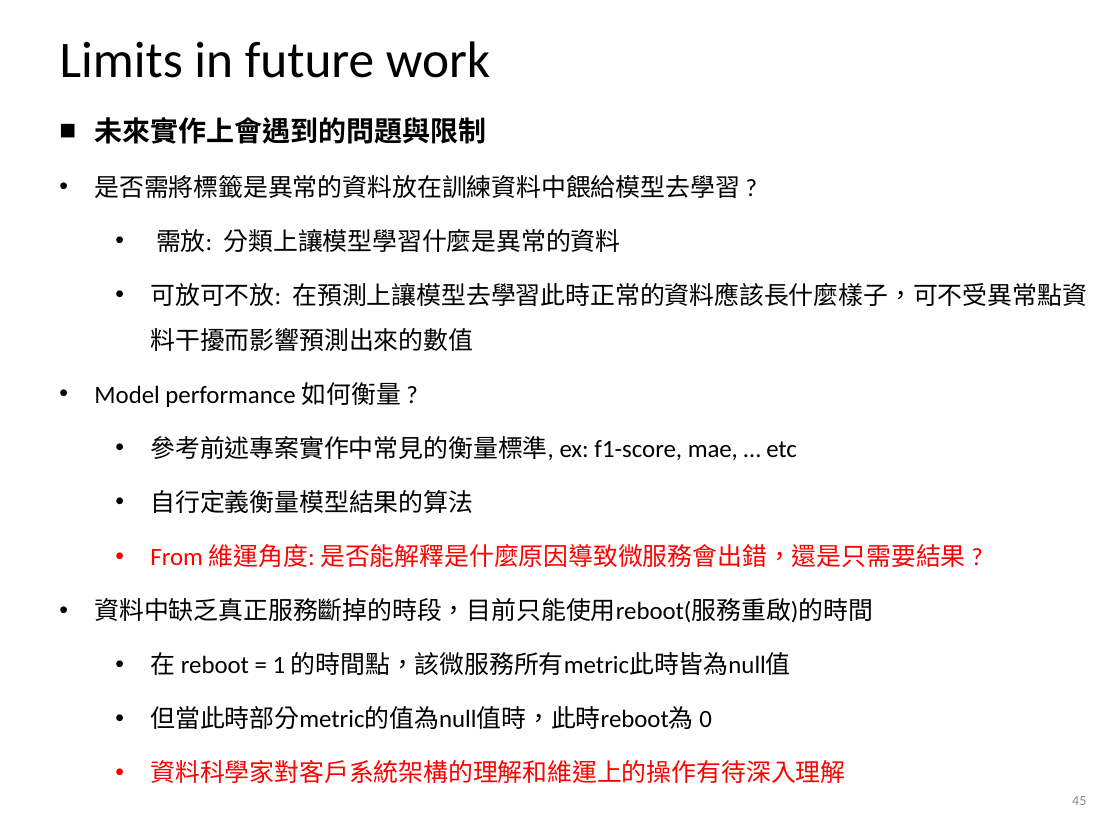
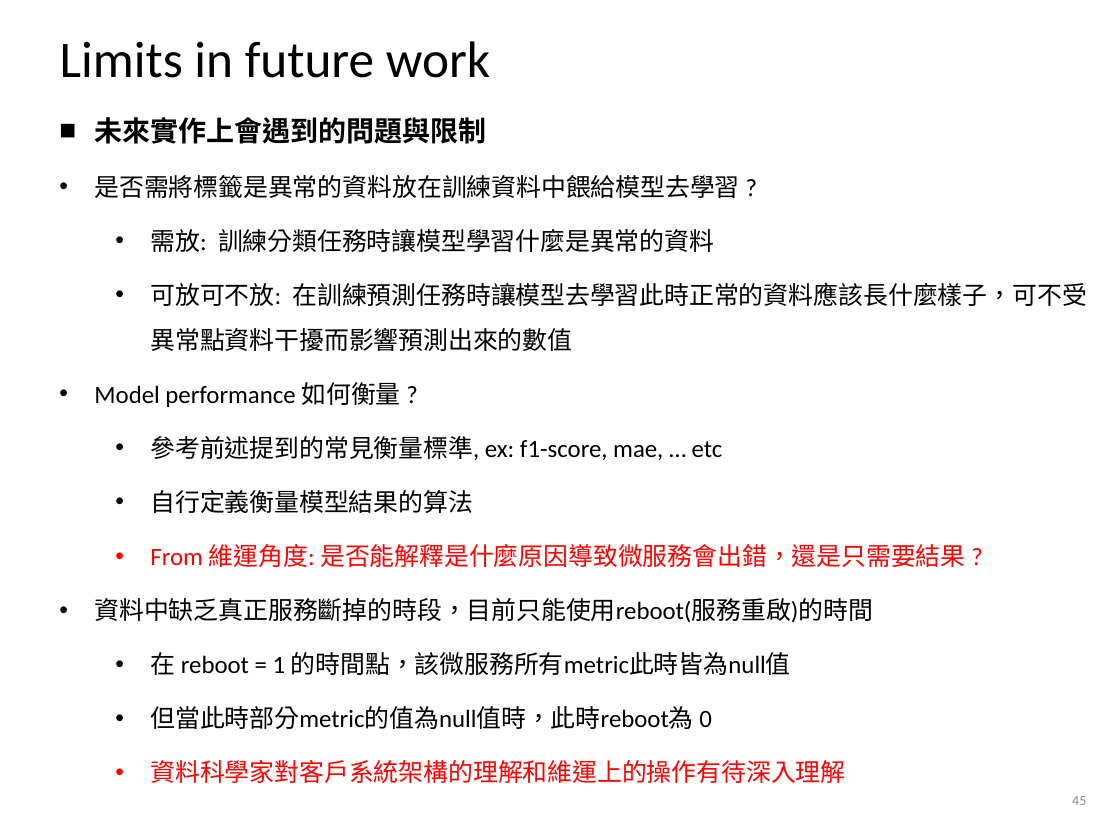
Before and after one commit to alvinyee860120/AIOps-anomaly-detection, a slide deck: slide 45 of AIOps結案報告.pptx. Drawn at 1120x840 pixels with LibreOffice and Linux fonts; fonts in the diff are those of the drawing; background and template pictures are left out. Boxes give left, top, right and bottom in pixels: in the first picture for what was removed or moved away, otherwise in the second. Text is boxed around its words. In the diff, an @@ line names an element or a change of style, - is before the commit and + after.

```diff
--- a/AIOps結案報告.pptx
+++ b/AIOps結案報告.pptx
@@ text at [150,229,1086,351]: text changed @@
-  • 需放: 分類上讓模型學習什麼是異常的資料
-  • 可放可不放: 在預測上讓模型去學習此時正常的資料應該長什麼樣子，可不受異常點資料干擾而影響預測出來的數值
+  • 需放: 訓練分類任務時讓模型學習什麼是異常的資料
+  • 可放可不放: 在訓練預測任務時讓模型去學習此時正常的資料應該長什麼樣子，可不受異常點資料干擾而影響預測出來的數值
@@ text at [150,436,723,460]: text changed @@
-  • 參考前述專案實作中常見的衡量標準, ex: f1-score, mae, … etc
+  • 參考前述提到的常見衡量標準, ex: f1-score, mae, … etc
```
Also in this commit, not shown: 20 other slides changed, 1 slide added.
